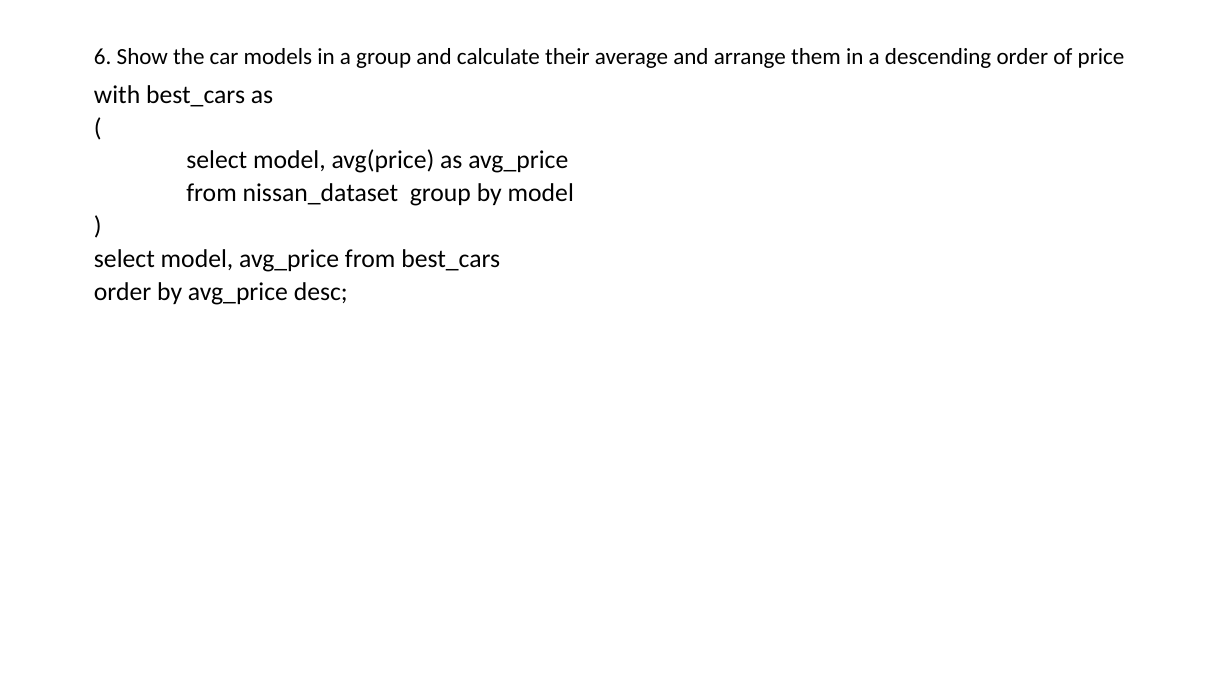
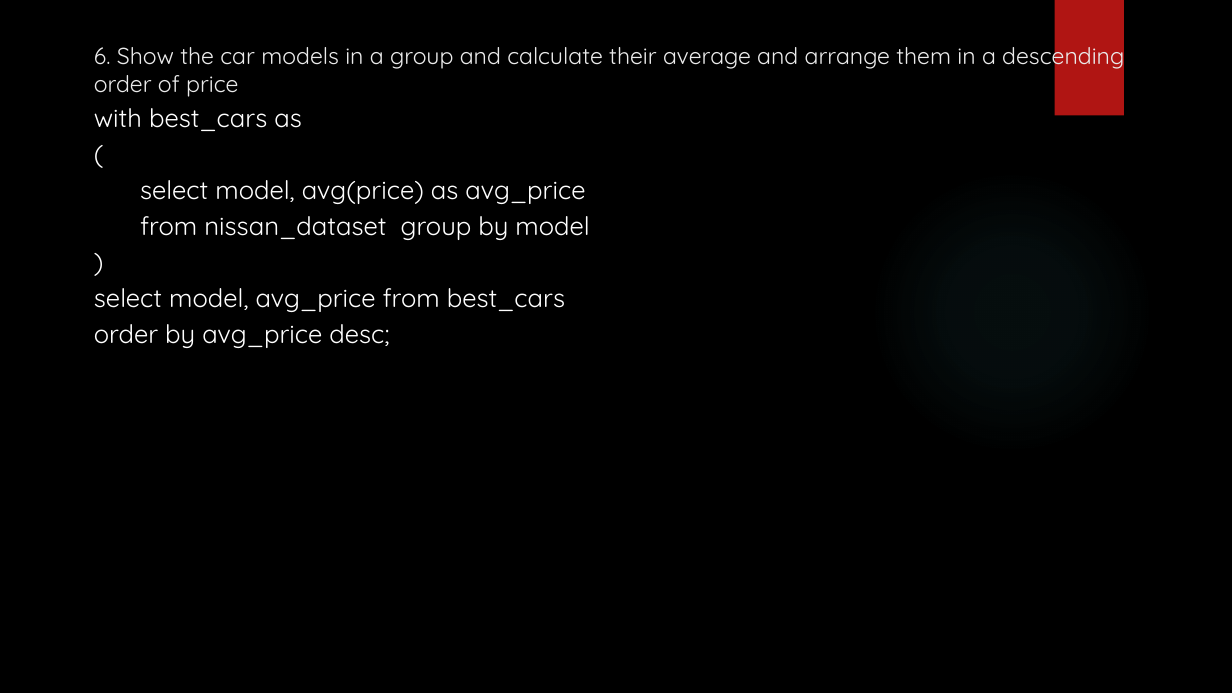
Before and after one commit to Tejashri554/SQL-Project, a slide deck: slide 8 of MiniProject.pptx (slide 9 before the commit). Drawn at 1232x693 pixels with LibreOffice and Linux fonts; fonts in the diff are those of the drawing; background and template pictures are left out. Boxes give left, top, right and bottom in pixels: in the first picture for what was removed or moved away, otherwise in the second. Text is boxed around its words. In the diff, an @@ line names an element or a change of style, - is before the commit and + after.

```diff
--- a/MiniProject.pptx
+++ b/MiniProject.pptx
@@ background #FFFFFF to picture (left out) @@
@@ rectangle added at (1055, 0, 1124, 116), fill #B01513 @@
@@ title "6. Show the car models ..." at (94, 40, 1124, 97): font Calibri to Quicksand, text colour #000000 to #EBEBEB; line spacing 0.9 to 1; vertical alignment middle to top @@
@@ text "with best_cars as": place and size @@
-text "with best_cars as" at (94, 85, 574, 305)
+text "with best_cars as" at (94, 108, 589, 348)
@@ text "with best_cars as" at (94, 108, 589, 348): font Calibri to Quicksand, text colour #000000 to #FFFFFF; line spacing 0.9 to 1 @@
@@ ellipse added at (870, 169, 1154, 454), fill gradient #50B9C1 @@
```
Also in this commit, not shown: 11 other slides changed, 4 slides added, 3 slides removed.
